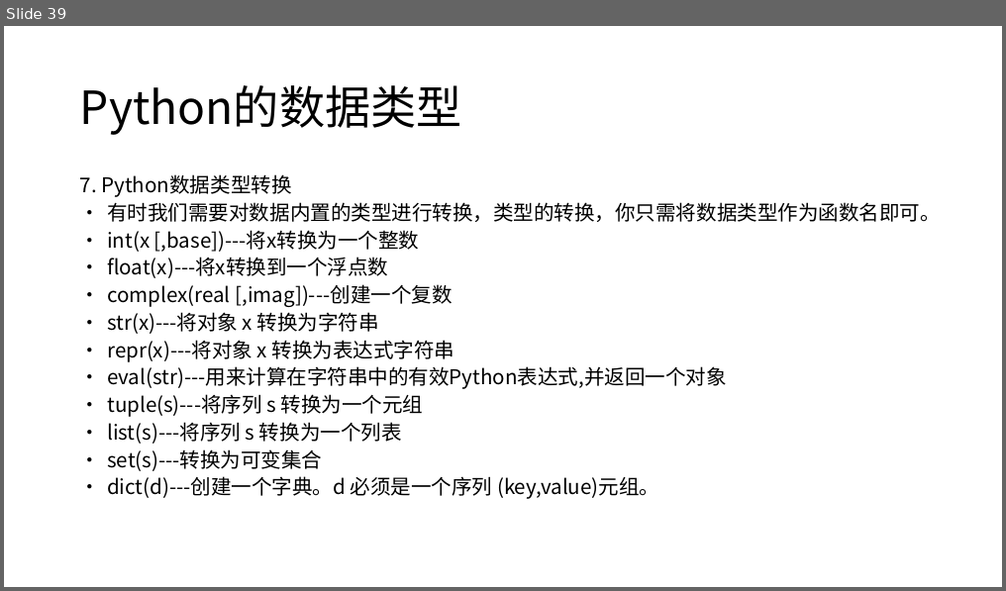
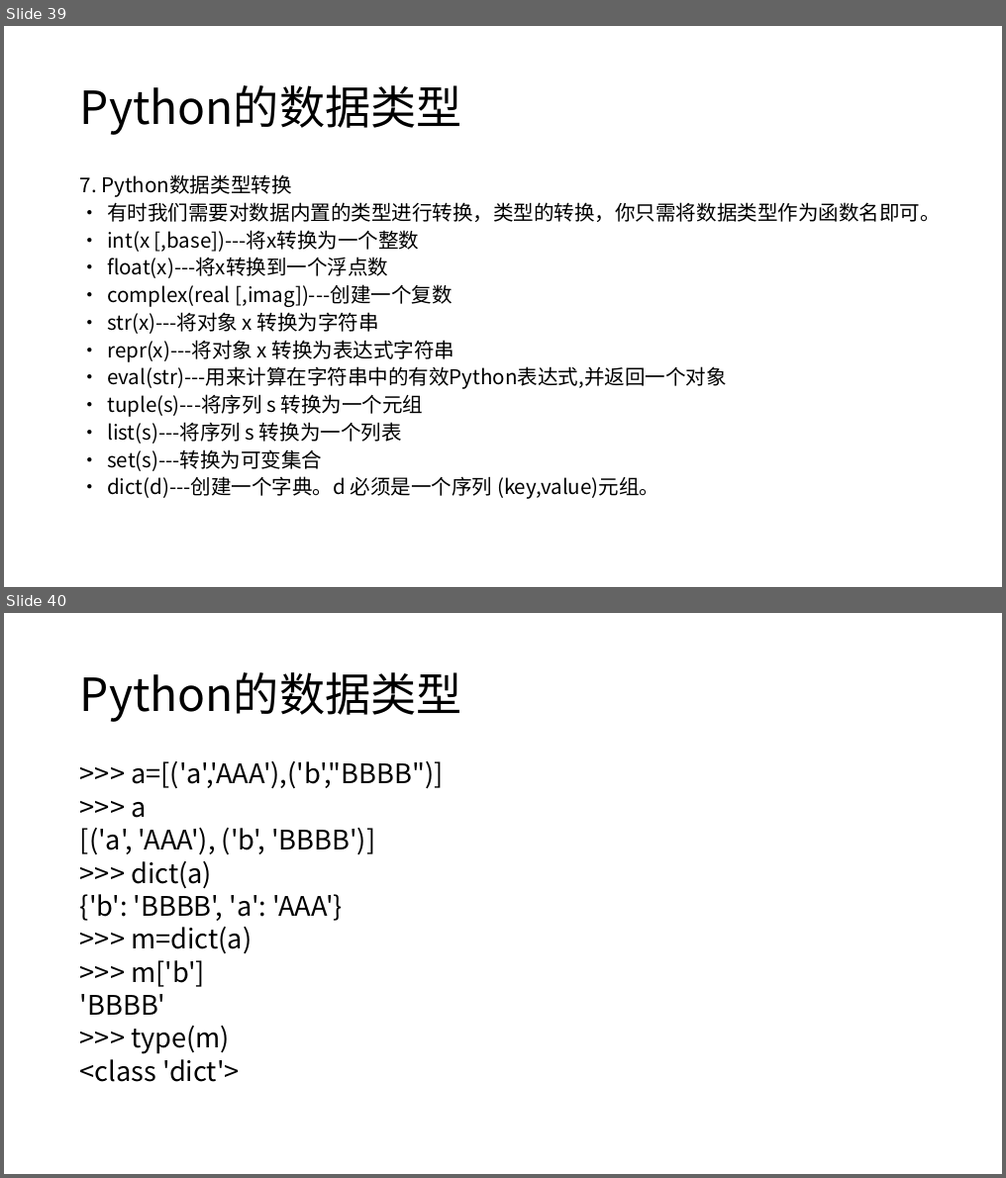
Before and after one commit to kurtchen1988/pythonTec, a slide deck: PPT/Python01.pptx. Shown one above the other, each under a label of ours: slide 39 before the commit, slides 39 and 40 after it. The pictures are 1006x591 and 1006x1178 pixels, drawn with LibreOffice and Linux fonts; fonts in the diff are those of the drawing. Boxes give left, top, right and bottom in pixels: in the first picture for what was removed or moved away, otherwise in the second. Text is boxed around its words. In the diff, an @@ line names an element or a change of style, - is before the commit and + after.

```diff
--- a/PPT/Python01.pptx
+++ b/PPT/Python01.pptx
@@ slide 40 added at (x1=4, y1=613, x2=1002, y2=1174), background #FFFFFF @@
@@ title added at (x1=80, y1=672, x2=462, y2=722), 44 pt, text #000000 @@
+Python的数据类型
@@ text added at (x1=80, y1=761, x2=443, y2=1082), 25.9 pt, text #000000 @@
+>>> a=[('a','AAA'),('b',"BBBB")]
+>>> a
+[('a', 'AAA'), ('b', 'BBBB')]
+>>> dict(a)
+{'b': 'BBBB', 'a': 'AAA'}
+>>> m=dict(a)
+>>> m['b']
+'BBBB'
+>>> type(m)
+<class 'dict'>
```
Also in this commit, not shown: 2 slides changed, 14 other slides added, 3 other files.
